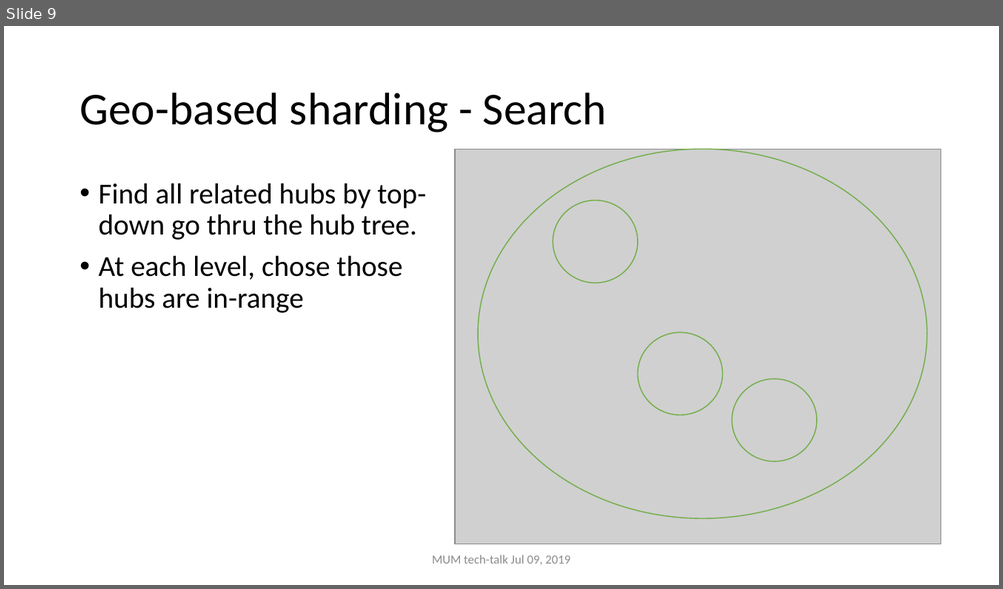
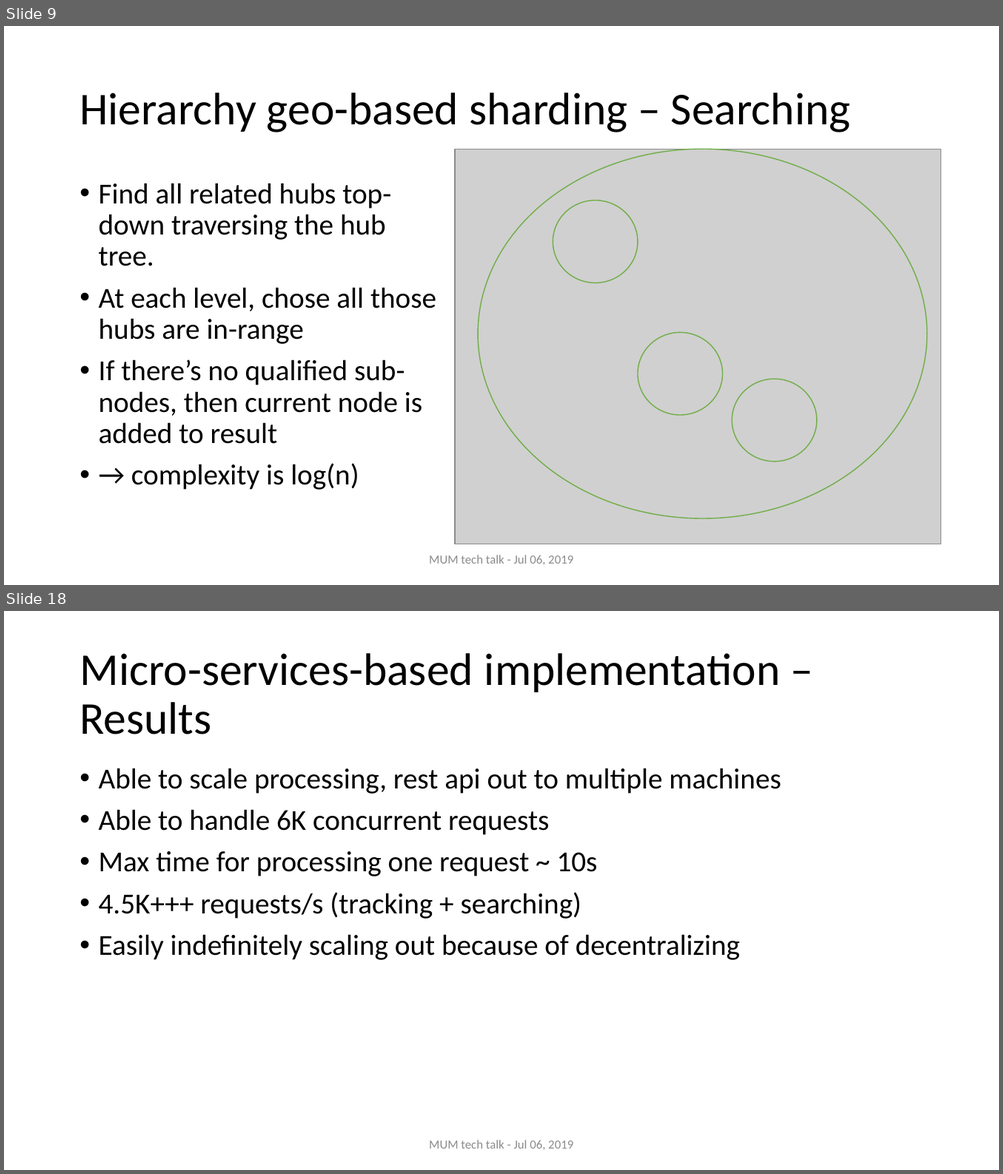
Before and after one commit to nghianghesi/hms, a slide deck: slide.pptx. Shown one above the other, each under a label of ours: slide 9 before the commit, slides 9 and 18 after it; the slides between them are not shown. The pictures are 1003x589 and 1003x1174 pixels, drawn with LibreOffice and Linux fonts; fonts in the diff are those of the drawing; grey boxes stand for pictures. Boxes give left, top, right and bottom in pixels: in the first picture for what was removed or moved away, otherwise in the second. Text is boxed around its words. In the diff, an @@ line names an element or a change of style, - is before the commit and + after.

```diff
--- a/slide.pptx
+++ b/slide.pptx
@@ slide 18 added at box(4, 611, 999, 1170), background #FFFFFF @@
@@ title added at box(79, 653, 780, 735), 44 pt, text #000000 @@
+Micro-services-based implementation – Results
@@ text added at box(99, 768, 780, 960), 28 pt, text #000000 @@
+• Able to scale processing, rest api out to multiple machines
+• Able to handle 6K concurrent requests
+• Max time for processing one request ~ 10s
+• 4.5K+++ requests/s (tracking + searching)
+• Easily indefinitely scaling out because of decentralizing
@@ text added at box(429, 1140, 573, 1150), 12 pt, text #8C8C8C @@
+MUM tech talk - Jul 06, 2019
@@ slide 9 changed as well @@
@@ title at box(79, 93, 851, 133): text changed @@
-Geo-based sharding - Search
+Hierarchy geo-based sharding – Searching
@@ text at box(99, 183, 436, 490): text changed @@
-• Find all related hubs by top-down go thru the hub tree.
-• At each level, chose those hubs are in-range
+• Find all related hubs top-down traversing the hub tree.
+• At each level, chose all those hubs are in-range
+• If there’s no qualified sub-nodes, then current node is added to result
+• → complexity is log(n)
@@ text at box(429, 555, 573, 565): text changed @@
-MUM tech-talk Jul 09, 2019
+MUM tech talk - Jul 06, 2019
```
Also in this commit, not shown: 8 other slides changed, 18 other slides added.
